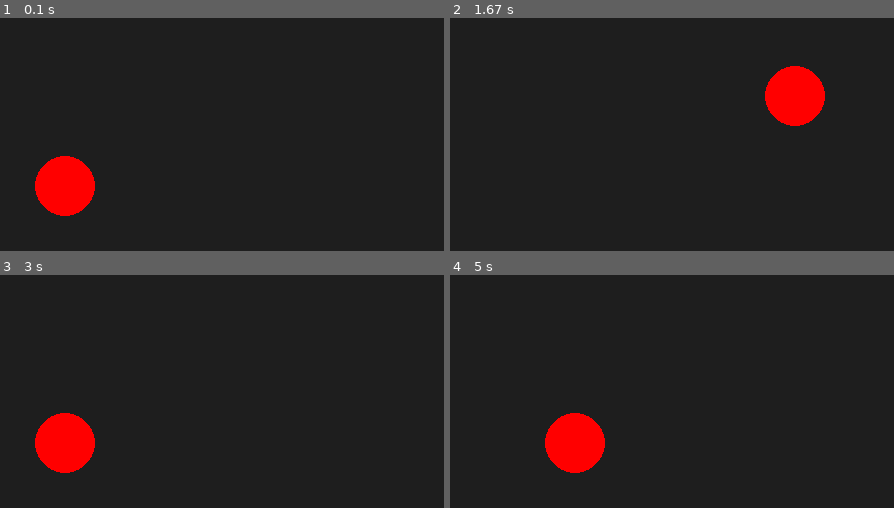
Above: before the commit, frames 1-4 (two rows, left to right).
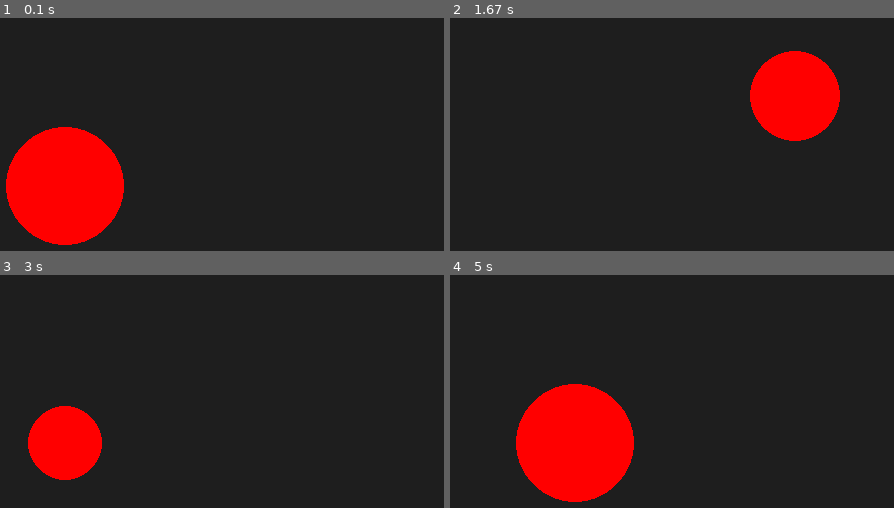
Above: after the commit, the same moments.

Repository: env3d/python-pygame-codespaces
Game: pygame game, started from main.py
Same seed, same stepped clock (60 frames per second), same inputs: the game is played once before the commit and once after it.
Inputs:
- Up to frame 1 (0.1 s): no input
- Up to frame 2 (1.67 s): hold Right 0.33-0.8 s; hold Up 0.83-1.13 s; hold Right 1.17-1.63 s
- Up to frame 3 (3 s): hold Left 1.67-2.2 s; hold Down 2.23-2.53 s; hold Left 2.57-2.97 s
- Up to frame 4 (5 s): hold Up 3-3.37 s; hold Right 3.4-4.03 s; hold Down 4.07-4.43 s; hold Left 4.47-4.93 s; hold Right from 4.97 s (still down)

The runs differ from the first frame. In frame 1, 7.8% of the frame differs, in the area x 1-28%, y 46-98%; in frame 2, 3.4%; in frame 3, 1.4%; in frame 4, 7.8%.

Commit message:
update main.py to show animation

Diff:
--- a/main.py
+++ b/main.py
@@ -1,4 +1,5 @@
 import pygame
+import math
 
 pygame.init()
 
@@ -11,7 +12,7 @@
 x, y = WIDTH // 2, HEIGHT // 2
 radius = 30
 speed = 5
-
+timestep = 0;
 running = True
 while running:
     for event in pygame.event.get():
@@ -33,7 +34,8 @@
     screen.fill((30, 30, 30))
 
     # Draw circle
-    pygame.draw.circle(screen, (255, 0, 0), (x, y), radius)
+    pygame.draw.circle(screen, (255, 0, 0), (x, y), radius+abs(radius*math.cos(timestep)))
+    timestep += 0.01
 
     pygame.display.flip()
 
Not shown, changed: .devcontainer/devcontainer.json
